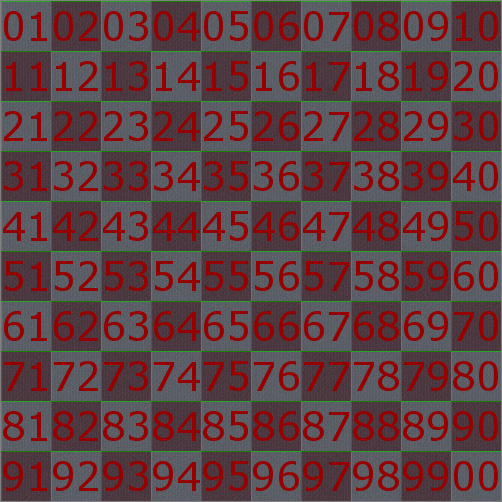
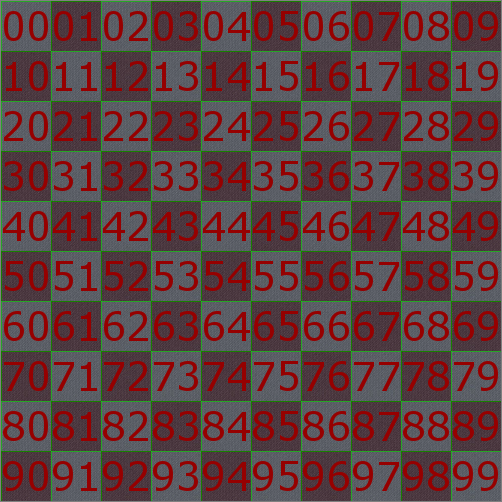
The second w=502, h=502 image is a revision of the first. Changes to its layers:
renamed "01020304050607080910 ..." to "00010203040506070809 ...", painted on it over (29, 11, 498, 41)
renamed "11121314151617181920 ... #1" to "10111213141516171819 ...", painted on it over (29, 61, 498, 91)
renamed "21222324252627282930 ..." to "20212223242526272829 ...", painted on it over (29, 111, 498, 141)
renamed "31323334353637383940 ..." to "30313233343536373839 ...", painted on it over (29, 161, 498, 191)
renamed "41424344454647484950" to "40414243444546474849", painted on it over (29, 211, 498, 241)
renamed "51525354555657585960" to "50515253545556575859", painted on it over (29, 261, 498, 291)
renamed "61626364656667686970" to "60616263646566676869", painted on it over (29, 311, 498, 341)
renamed "71727374757677787980" to "70717273747576777879", painted on it over (29, 361, 498, 391)
renamed "81828384858687888990" to "80818283848586878889", painted on it over (29, 411, 498, 441)
renamed "91929394959697989900" to "90919293949596979899", painted on it over (29, 461, 498, 491)
